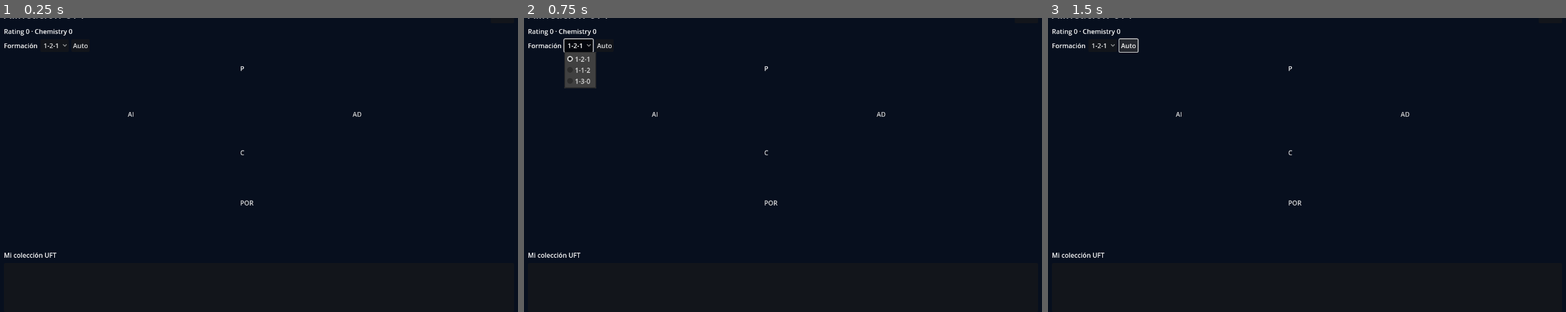
Above: before the commit, frames 1-3 (left to right).
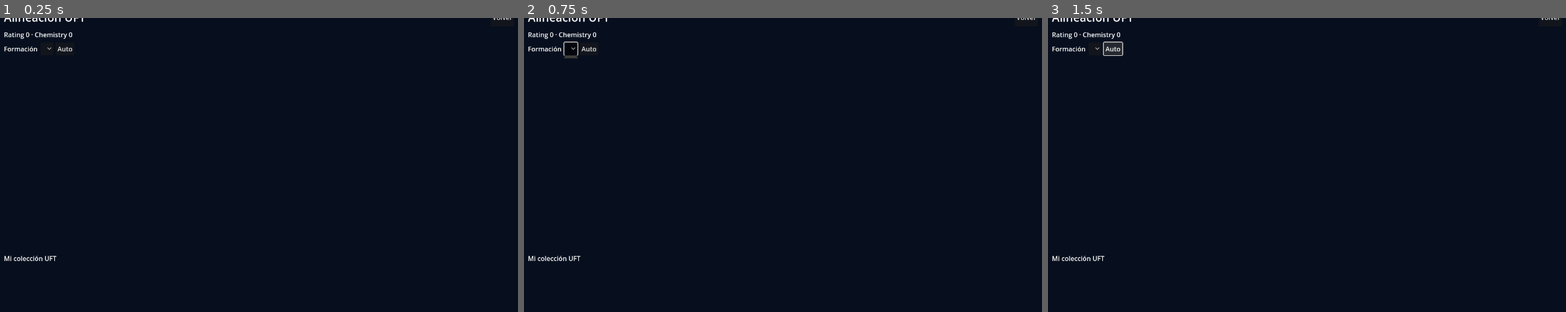
Above: after the commit, the same moments.

Repository: tenemostuseguro/uft27
Game: Godot game, scene res://scenes/UFTSquadMenu2D.tscn
The game is run twice, just before and just after one commit, with the same random seed, the same clock (stepped at 60 frames per second) and the same inputs. This scene is started directly instead of the project's main scene.
Inputs (mouse positions are in pixels of both pictures, inside the frame that each line leads up to; where the layout moved, square brackets give the same spot in the first picture):
- Up to frame 1 (0.25 s): no input
- Up to frame 2 (0.75 s): click (570, 47) [580, 44] at 0.5 s
- Up to frame 3 (1.5 s): click "Auto" at 1.25 s

The runs differ from the first frame. In frame 1, 0.8% of the frame differs, in the area x 0-99%, y 0-83%; in frame 2, 1.5%; in frame 3, 1.0%.
Error after the commit: Parse Error: Expected new line after "\". (res://scripts/uft_squad_menu_2d.gd:105)

Commit message:
Replace squad collection list with draggable card thumbnails and fix header clipping

Diff:
--- a/godot-futsal/scenes/UFTSquadMenu2D.tscn
+++ b/godot-futsal/scenes/UFTSquadMenu2D.tscn
@@ -22,7 +22,7 @@
 anchor_right = 1.0
 anchor_bottom = 1.0
 theme_override_constants/margin_left = 16
-theme_override_constants/margin_top = 14
+theme_override_constants/margin_top = 30
 theme_override_constants/margin_right = 16
 theme_override_constants/margin_bottom = 14
 
@@ -90,9 +90,16 @@
 layout_mode = 2
 text = "Mi colección UFT"
 
-[node name="Collection" type="ItemList" parent="Margin/VBox"]
+[node name="CollectionScroll" type="ScrollContainer" parent="Margin/VBox"]
 layout_mode = 2
 custom_minimum_size = Vector2(0, 120)
+horizontal_scroll_mode = 0
+
+[node name="CollectionGrid" type="GridContainer" parent="Margin/VBox/CollectionScroll"]
+layout_mode = 2
+columns = 8
+theme_override_constants/h_separation = 6
+theme_override_constants/v_separation = 6
 
 [node name="Status" type="Label" parent="Margin/VBox"]
 layout_mode = 2
--- a/godot-futsal/scripts/uft_squad_menu_2d.gd
+++ b/godot-futsal/scripts/uft_squad_menu_2d.gd
@@ -17,7 +17,7 @@
 @onready var auto_fill_btn: Button = $Margin/VBox/FormationRow/AutoFill
 @onready var court_rect: TextureRect = $Margin/VBox/FieldArea/Court
 @onready var slot_layer: Control = $Margin/VBox/FieldArea/SlotLayer
-@onready var collection_list: ItemList = $Margin/VBox/Collection
+@onready var collection_grid: GridContainer = $Margin/VBox/CollectionScroll/CollectionGrid
 
 var current_formation := "1-2-1"
 var lineup_cards: Dictionary = {"POR":"", "C":"", "AI":"", "AD":"", "P":""}
@@ -28,12 +28,12 @@
 
 var dragging := false
 var drag_from_slot := ""
+var drag_from_collection_card_id := ""
 var drag_preview: TextureRect = null
 
 func _ready() -> void:
 	$Margin/VBox/Header/Back.pressed.connect(func() -> void: get_tree().change_scene_to_file(UFT_MENU_SCENE))
 	auto_fill_btn.pressed.connect(_on_auto_fill_pressed)
-	collection_list.item_activated.connect(_on_collection_item_activated)
 	formation_select.item_selected.connect(_on_formation_selected)
 	slot_layer.resized.connect(_on_slot_layer_resized)
 	set_process(true)
@@ -77,15 +77,50 @@
 	_refresh_squad_meta(uft)
 
 func _build_collection(uft: Node) -> void:
-	collection_list.clear()
+	for child in collection_grid.get_children():
+		child.queue_free()
 	collection_card_ids.clear()
 	card_cache.clear()
 	for card in uft.get_collection_cards():
 		var card_id := str(card.get("card_id", ""))
 		card_cache[card_id] = card
 		collection_card_ids.append(card_id)
-		var player: Dictionary = card.get("player", {})
-		collection_list.add_item("%s (%s) OVR %d" % [str(player.get("name", "?")), str(player.get("main_position", "")), int(card.get("ovr", 0))])
+		collection_grid.add_child(_create_collection_card_widget(card_id, card))
+
+func _create_collection_card_widget(card_id: String, card: Dictionary) -> Control:
+	var holder := PanelContainer.new()
+	holder.custom_minimum_size = Vector2(90, 122)
+	var vb := VBoxContainer.new()
+	vb.add_theme_constant_override("separation", 2)
+	holder.add_child(vb)
+	var tex := TextureRect.new()
+	tex.custom_minimum_size = Vector2(88, 98)
+	tex.expand_mode = TextureRect.EXPAND_IGNORE_SIZE
+	tex.stretch_mode = TextureRect.STRETCH_KEEP_ASPECT_CENTERED
+	vb.add_child(tex)
+	var card_name := Label.new()
+	card_name.horizontal_alignment = HORIZONTAL_ALIGNMENT_CENTER
+	card_name.add_theme_font_size_override("font_size", 12)
+	var player: Dictionary = card.get("player", {})
+	card_name.text = \"%s %d\" % [str(player.get("main_position", "")), int(card.get("ovr", 0))]
+	vb.add_child(card_name)
+	holder.gui_input.connect(func(event: InputEvent) -> void:
+		if event is InputEventMouseButton and event.button_index == MOUSE_BUTTON_LEFT and event.pressed:
+			_start_drag_from_collection(card_id, tex.texture)
+		if event is InputEventScreenTouch and event.pressed:
+			_start_drag_from_collection(card_id, tex.texture)
+	)
+	var image_url := str(card.get("card_frame_url", ""))
+	if image_url.is_empty():
+		image_url = str(card.get("face_url", ""))
+	if image_url.is_empty():
+		var p: Dictionary = card.get("player", {})
+		image_url = str(p.get("photo_face_url", ""))
+	if image_url.is_empty():
+		_assign_empty_texture(tex)
+	else:
+		_load_remote_texture_into(tex, image_url)
+	return holder
 
 func _rebuild_slot_nodes() -> void:
 	for child in slot_layer.get_children():
@@ -217,6 +252,7 @@
 		return
 	dragging = true
 	drag_from_slot = pos
+	drag_from_collection_card_id = ""
 	if drag_preview != null and is_instance_valid(drag_preview):
 		drag_preview.queue_free()
 	drag_preview = TextureRect.new()
@@ -229,16 +265,36 @@
 		drag_preview.texture = origin.texture
 	add_child(drag_preview)
 
+func _start_drag_from_collection(card_id: String, source_texture: Texture2D) -> void:
+	if card_id.is_empty():
+		return
+	dragging = true
+	drag_from_slot = ""
+	drag_from_collection_card_id = card_id
+	if drag_preview != null and is_instance_valid(drag_preview):
+		drag_preview.queue_free()
+	drag_preview = TextureRect.new()
+	drag_preview.size = Vector2(92, 128)
+	drag_preview.expand_mode = TextureRect.EXPAND_IGNORE_SIZE
+	drag_preview.stretch_mode = TextureRect.STRETCH_KEEP_ASPECT_CENTERED
+	drag_preview.z_index = 99
+	drag_preview.texture = source_texture
+	add_child(drag_preview)
+
 func _finish_drag(target_pos: String) -> void:
 	if not dragging:
 		return
 	var resolved_target := target_pos
 	if resolved_target.is_empty():
 		resolved_target = _find_slot_under_mouse()
-	if not resolved_target.is_empty() and resolved_target != drag_from_slot:
-		_swap_slots(drag_from_slot, resolved_target)
+	if not resolved_target.is_empty():
+		if not drag_from_collection_card_id.is_empty():
+			_assign_collection_card_to_slot(drag_from_collection_card_id, resolved_target)
+		elif resolved_target != drag_from_slot:
+			_swap_slots(drag_from_slot, resolved_target)
 	dragging = false
 	drag_from_slot = ""
+	drag_from_collection_card_id = ""
 	if drag_preview != null and is_instance_valid(drag_preview):
 		drag_preview.queue_free()
 	drag_preview = null
@@ -284,12 +340,9 @@
 		seen[player_id] = true
 	return true
 
-func _on_collection_item_activated(index: int) -> void:
-	if index < 0 or index >= collection_card_ids.size():
-		return
-	var card_id := collection_card_ids[index]
+func _assign_collection_card_to_slot(card_id: String, slot_pos: String) -> void:
 	var simulated := lineup_cards.duplicate(true)
-	simulated[selected_slot] = card_id
+	simulated[slot_pos] = card_id
 	if not _has_unique_players(simulated):
 		status_label.text = "No puedes usar dos cartas del mismo jugador en el quinteto."
 		return
